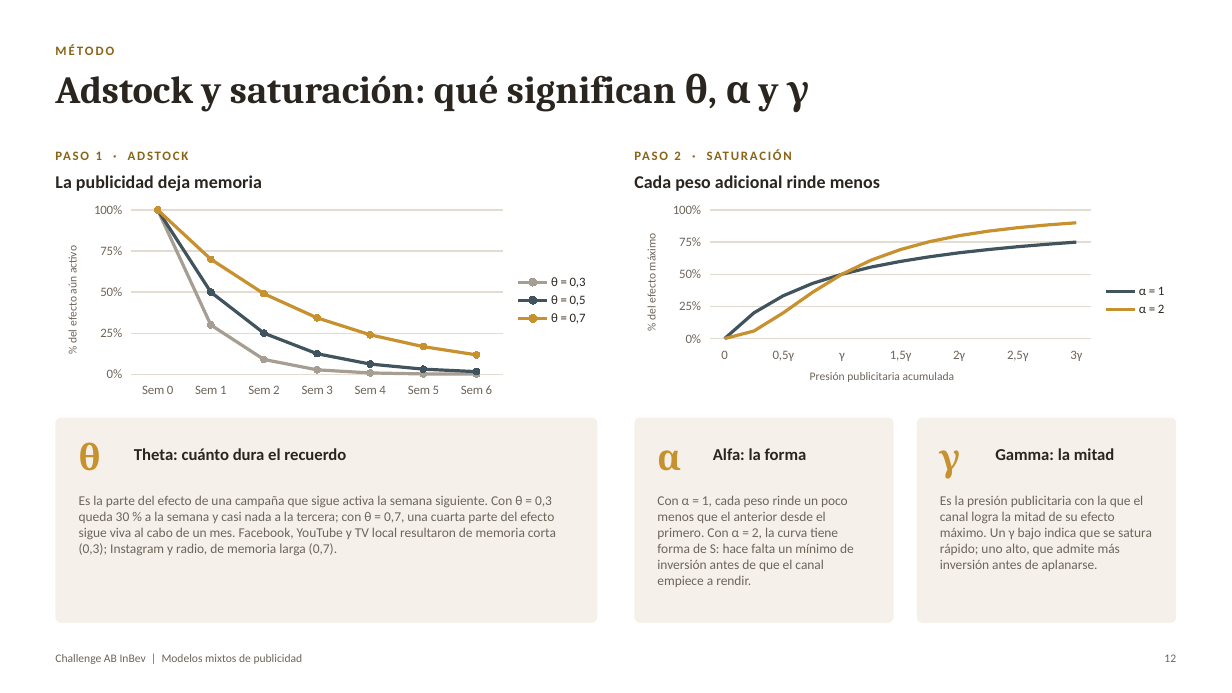
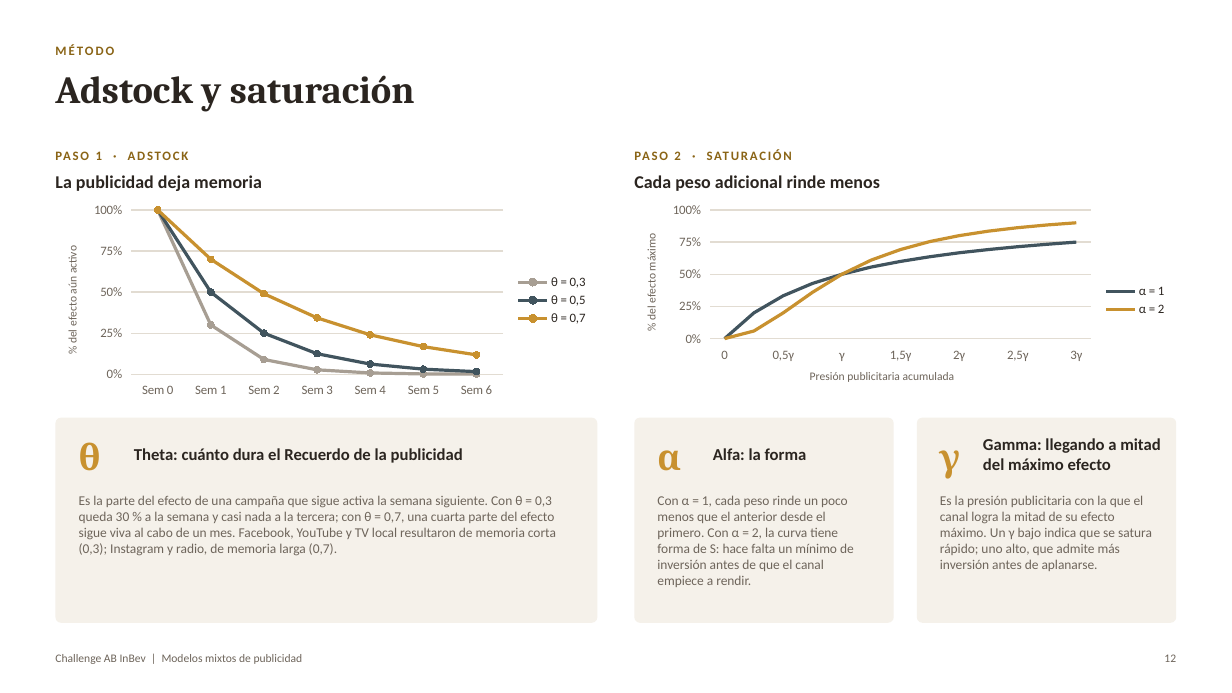
Before and after one commit to vtablas001/Challenge, a slide deck: slide 11 of Resultados_Challenge_ABInBev.pptx. Drawn at 1232x693 pixels with LibreOffice and Linux fonts; fonts in the diff are those of the drawing. Boxes give left, top, right and bottom in pixels: in the first picture for what was removed or moved away, otherwise in the second. Text is boxed around its words. In the diff, an @@ line names an element or a change of style, - is before the commit and + after.

```diff
--- a/Resultados_Challenge_ABInBev.pptx
+++ b/Resultados_Challenge_ABInBev.pptx
@@ text at (55, 75, 415, 112): text changed @@
-Adstock y saturación: qué significan θ, α y γ
+Adstock y saturación
@@ text at (134, 448, 463, 463): text changed @@
-Theta: cuánto dura el recuerdo
+Theta: cuánto dura el Recuerdo de la publicidad
@@ text at (983, 438, 1160, 470): text changed @@
-Gamma: la mitad
+Gamma: llegando a mitad del máximo efecto
```
Also in this commit, not shown: 5 other slides changed, 1 other file.
